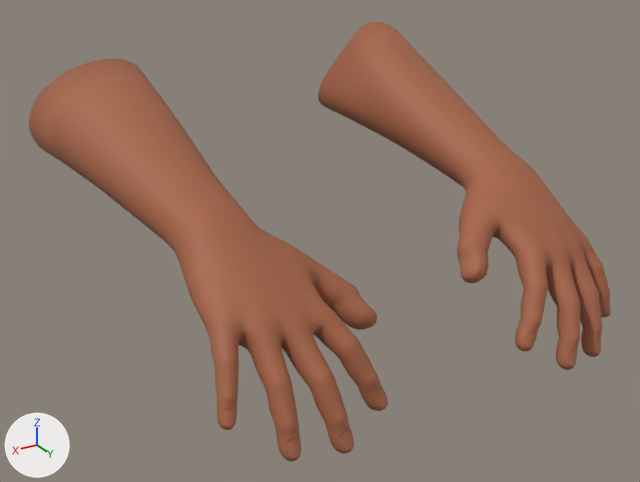
The FBX model 3D建模/拍肩膀.fbx as it was, and as the next commit left it.
Rendered twice from a 50 mm camera at (-0.365, 1.005, 0.623) aimed at (-0.824, 0.238, 0.24). Every picture has the same lights, and +X, +Y and +Z are marked at lower left. The older version comes first. Where no turn or scale is listed for an object, it has been applied to the vertices.

Names of what the first picture shows: 'Male.001', 'Male.003'.
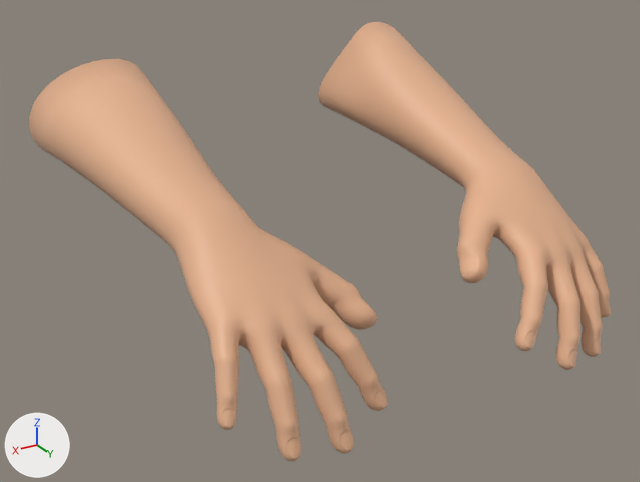
Where the change shows, as pixel boxes (x1, y1, x2, y2) in the pictures (640 x 482 px):
'Male.003', recoloured (brown to beige)
    both: (29, 59, 388, 461)
'Male.001', recoloured (brown to beige)
    both: (318, 22, 611, 370)

The change, as a diff of the scene's bpy script:
```diff
--- a/3D建模/拍肩膀.fbx.py
+++ b/3D建模/拍肩膀.fbx.py
@@ mat_皮膚 @@
+mat_皮膚 = principled_material('皮膚')
+mat_皮膚.base_color = (0.8, 0.453, 0.274)  # beige #e7b38f
@@ me_plane_004 @@
 me_plane_004.from_pydata(...)  # 3929 vertices, 3909 faces; spans x -0.068..0.137, y -0.238..0.251, z -0.205..0.085
-me_plane_004.materials.append(mat_skin_004)  # brown #a76546
+me_plane_004.materials.append(mat_皮膚)  # beige #e7b38f
@@ me_plane_003 @@
 me_plane_003.from_pydata(...)  # 3929 vertices, 3909 faces; spans x -0.526..0.405, y -0.309..0.226, z -0.58..0.284
-me_plane_003.materials.append(mat_skin_002)  # brown #a76546
+me_plane_003.materials.append(mat_皮膚)  # beige #e7b38f
```
